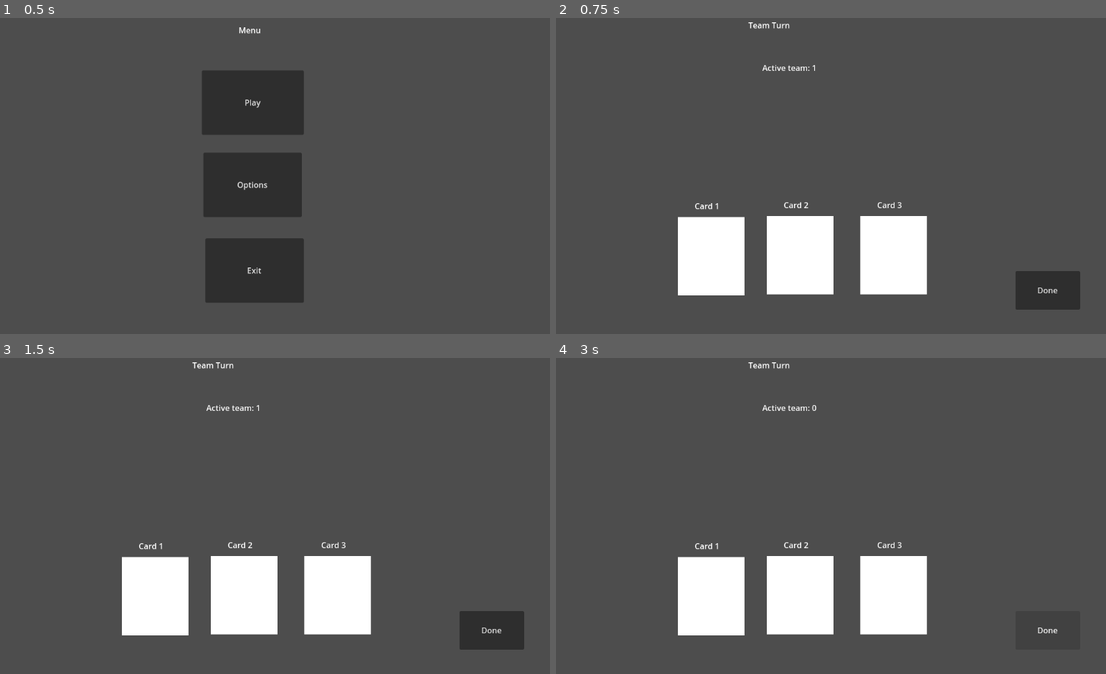
Above: before the commit, frames 1-4 (two rows, left to right).
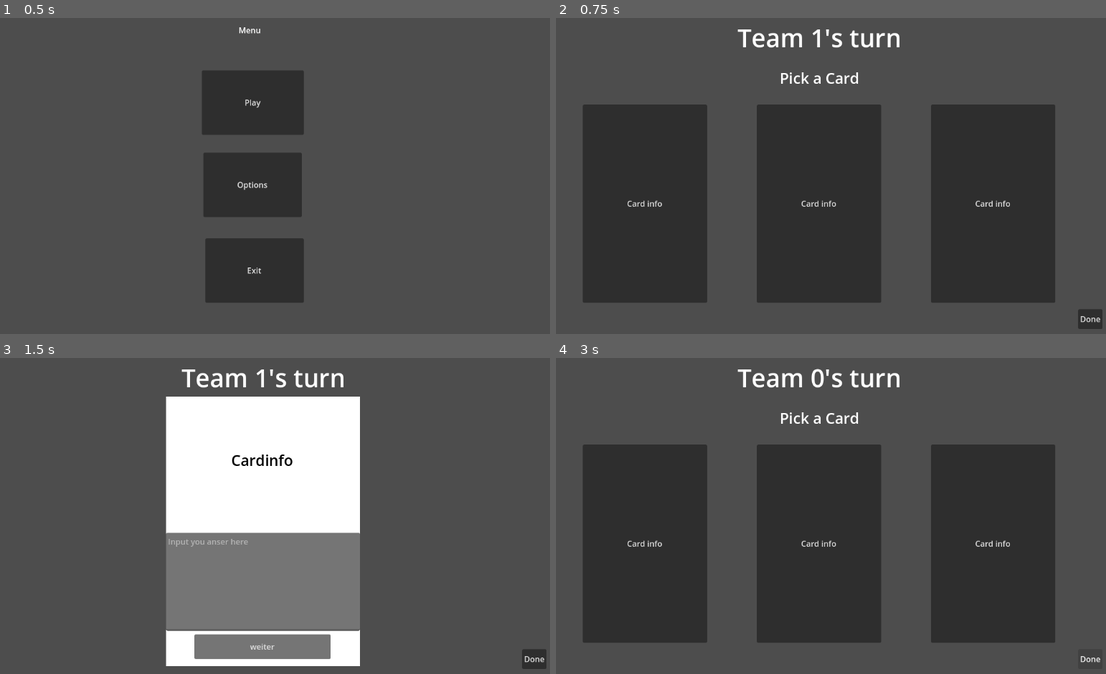
Above: after the commit, the same moments.

Repository: bastifpv/Giggle-o-Meter
Game: Godot game, scene res://scenes/menu.tscn
The game is run twice, just before and just after one commit, with the same random seed, the same clock (stepped at 60 frames per second) and the same inputs.
Inputs (mouse positions are in pixels of both pictures, inside the frame that each line leads up to):
- Up to frame 1 (0.5 s): no input
- Up to frame 2 (0.75 s): click "Play" at 0.5 s
- Up to frame 3 (1.5 s): click (88, 544) at 1.25 s, where only the run after the commit has a clickable "Card info"
- Up to frame 4 (3 s): click (820, 645) at 2 s, where only the run after the commit has a clickable "weiter"; click "Done" at 2.75 s

Frame 1 is identical in both runs. In frame 2, 47% of the frame differs, in the area x 4-100%, y 1-99%; in frame 3, 35%; in frame 4, 47%.

Commit message:
Implement the Turn Scene Cards

Diff:
--- a/scenes/battle.tscn
+++ b/scenes/battle.tscn
@@ -58,6 +58,7 @@
 texture = SubResource("CanvasTexture_ms1tw")
 
 [node name="Label" type="Label" parent="CanvasLayer/TeamBTextureRect"]
+layout_mode = 0
 offset_left = 64.0
 offset_top = 271.0
 offset_right = 141.0
@@ -65,6 +66,7 @@
 text = "Team B"
 
 [node name="SpeechBubbleTextureRect" type="TextureRect" parent="CanvasLayer/TeamBTextureRect"]
+layout_mode = 0
 offset_left = -77.0
 offset_top = -118.0
 offset_right = 22.0
@@ -79,6 +81,7 @@
 texture = SubResource("CanvasTexture_ms1tw")
 
 [node name="Label" type="Label" parent="CanvasLayer/DecibelOmeterTextureRect2"]
+layout_mode = 0
 offset_left = -3.0
 offset_top = 513.0
 offset_right = 124.0
--- a/scenes/team_turn.tscn
+++ b/scenes/team_turn.tscn
@@ -1,84 +1,108 @@
-[gd_scene load_steps=3 format=3 uid="uid://bhqv8fcbklfp0"]
+[gd_scene load_steps=6 format=3 uid="uid://bhqv8fcbklfp0"]
 
 [ext_resource type="Script" path="res://scripts/team_turn.gd" id="1_oypoc"]
 
-[sub_resource type="CanvasTexture" id="CanvasTexture_kvv7k"]
+[sub_resource type="LabelSettings" id="LabelSettings_jixoq"]
+font_size = 50
+
+[sub_resource type="LabelSettings" id="LabelSettings_eop0t"]
+font_size = 30
+
+[sub_resource type="CanvasTexture" id="CanvasTexture_7cgrp"]
+
+[sub_resource type="LabelSettings" id="LabelSettings_66ste"]
+font_size = 30
+font_color = Color(0, 0, 0, 1)
 
 [node name="TeamTurn" type="Node2D"]
 script = ExtResource("1_oypoc")
 
 [node name="CanvasLayer" type="CanvasLayer" parent="."]
 
-[node name="InfoLabel" type="Label" parent="CanvasLayer"]
-offset_left = 433.0
-offset_top = 13.0
-offset_right = 646.0
-offset_bottom = 107.0
-text = "Team Turn"
+[node name="PlayerInfo" type="Label" parent="CanvasLayer"]
+offset_right = 1153.0
+offset_bottom = 100.0
+text = "Team X's Turn"
+label_settings = SubResource("LabelSettings_jixoq")
+horizontal_alignment = 1
+vertical_alignment = 1
+
+[node name="PickACard" type="Label" parent="CanvasLayer"]
+offset_left = 1.0
+offset_top = 102.0
+offset_right = 1152.0
+offset_bottom = 161.0
+text = "Pick a Card"
+label_settings = SubResource("LabelSettings_eop0t")
+horizontal_alignment = 1
+vertical_alignment = 1
 
 [node name="NextButton" type="Button" parent="CanvasLayer"]
-offset_left = 970.0
-offset_top = 521.0
-offset_right = 1100.0
-offset_bottom = 599.0
+offset_left = 1096.0
+offset_top = 598.0
+offset_right = 1145.0
+offset_bottom = 638.0
 text = "Done"
 
-[node name="ActivePlayer" type="Label" parent="CanvasLayer"]
-offset_left = 461.0
-offset_top = 99.0
-offset_right = 594.0
-offset_bottom = 158.0
-text = "A or B"
+[node name="SelectedCard" type="CanvasLayer" parent="CanvasLayer"]
+visible = false
 
-[node name="Card1TextureRect" type="TextureRect" parent="CanvasLayer"]
-offset_left = 291.0
-offset_top = 412.0
-offset_right = 425.0
-offset_bottom = 570.0
-texture = SubResource("CanvasTexture_kvv7k")
+[node name="TextureRect" type="TextureRect" parent="CanvasLayer/SelectedCard"]
+offset_left = 380.0
+offset_top = 88.0
+offset_right = 770.0
+offset_bottom = 632.0
+texture = SubResource("CanvasTexture_7cgrp")
 
-[node name="Label" type="Label" parent="CanvasLayer/Card1TextureRect"]
-layout_mode = 1
-anchors_preset = -1
-anchor_right = 0.149
-offset_left = 34.0
-offset_top = -34.0
-offset_right = 105.034
-offset_bottom = 13.0
-text = "Card 1"
+[node name="Label" type="Label" parent="CanvasLayer/SelectedCard/TextureRect"]
+offset_left = -1.0
+offset_right = 389.0
+offset_bottom = 257.0
+text = "Cardinfo"
+label_settings = SubResource("LabelSettings_66ste")
+horizontal_alignment = 1
+vertical_alignment = 1
 
-[node name="Card2TextureRect" type="TextureRect" parent="CanvasLayer"]
-offset_left = 470.0
-offset_top = 410.0
-offset_right = 604.0
-offset_bottom = 568.0
-texture = SubResource("CanvasTexture_kvv7k")
+[node name="TextEdit" type="TextEdit" parent="CanvasLayer/SelectedCard/TextureRect"]
+layout_mode = 0
+offset_top = 275.0
+offset_right = 390.0
+offset_bottom = 473.0
+placeholder_text = "Input you anser here"
 
-[node name="Label" type="Label" parent="CanvasLayer/Card2TextureRect"]
-layout_mode = 1
-anchors_preset = -1
-anchor_right = 0.149
-offset_left = 34.0
-offset_top = -34.0
-offset_right = 105.034
-offset_bottom = 13.0
-text = "Card 2"
+[node name="Button" type="Button" parent="CanvasLayer/SelectedCard/TextureRect"]
+layout_mode = 0
+offset_left = 57.0
+offset_top = 480.0
+offset_right = 331.0
+offset_bottom = 530.0
+text = "weiter"
 
-[node name="Card3TextureRect" type="TextureRect" parent="CanvasLayer"]
-offset_left = 658.0
-offset_top = 410.0
-offset_right = 792.0
-offset_bottom = 568.0
-texture = SubResource("CanvasTexture_kvv7k")
+[node name="Cards" type="CanvasLayer" parent="CanvasLayer"]
 
-[node name="Label" type="Label" parent="CanvasLayer/Card3TextureRect"]
-layout_mode = 1
-anchors_preset = -1
-anchor_right = 0.149
-offset_left = 34.0
-offset_top = -34.0
-offset_right = 105.034
-offset_bottom = 13.0
-text = "Card 3"
+[node name="Card1" type="Button" parent="CanvasLayer/Cards"]
+offset_left = 100.0
+offset_top = 185.0
+offset_right = 350.0
+offset_bottom = 585.0
+text = "Card info"
+
+[node name="Card2" type="Button" parent="CanvasLayer/Cards"]
+offset_left = 450.0
+offset_top = 185.0
+offset_right = 700.0
+offset_bottom = 585.0
+text = "Card info"
+
+[node name="Card3" type="Button" parent="CanvasLayer/Cards"]
+offset_left = 800.0
+offset_top = 185.0
+offset_right = 1050.0
+offset_bottom = 585.0
+text = "Card info"
 
 [connection signal="pressed" from="CanvasLayer/NextButton" to="." method="_on_next_button_pressed"]
+[connection signal="pressed" from="CanvasLayer/SelectedCard/TextureRect/Button" to="." method="_on_button_confirm_round_pressed"]
+[connection signal="pressed" from="CanvasLayer/Cards/Card1" to="." method="_on_card_1_pressed"]
+[connection signal="pressed" from="CanvasLayer/Cards/Card2" to="." method="_on_card_2_pressed"]
+[connection signal="pressed" from="CanvasLayer/Cards/Card3" to="." method="_on_card_3_pressed"]
--- a/scripts/team_turn.gd
+++ b/scripts/team_turn.gd
@@ -2,7 +2,7 @@
 
 func _ready():
 	#sets team numer to layout
-	$CanvasLayer/ActivePlayer.text = "Active team: " + str(GlobalSettings.active_team)
+	$CanvasLayer/PlayerInfo.text = "Team " + str(GlobalSettings.active_team) + "'s turn"
 
 
 func _on_next_button_pressed():
@@ -21,3 +21,32 @@
 	else:
 		GlobalSettings.count_both_players_turn = 0
 		SceneSwitcher.change_scene("res://scenes/battle.tscn")
+
+
+
+func card_pressed():
+	$CanvasLayer/Cards.visible = false
+	$CanvasLayer/PickACard.visible = false
+	$CanvasLayer/SelectedCard.visible = true
+
+func _on_card_1_pressed():
+	card_pressed()
+	print('press card 1')
+	pass # Replace with function body.
+
+
+func _on_card_2_pressed():
+	card_pressed()
+	print('press card 2')
+	pass # Replace with function body.
+
+
+func _on_card_3_pressed():
+	card_pressed()
+	print('press card 3')
+	pass # Replace with function body.
+
+
+func _on_button_confirm_round_pressed():
+	print("call next player")
+	pass # Replace with function body.
